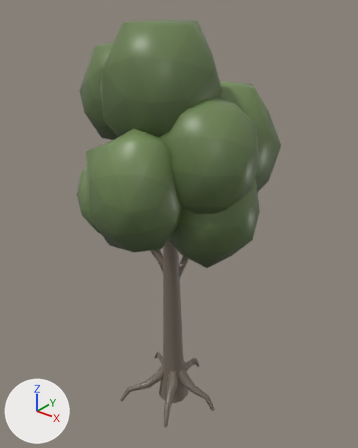
Renders of the glTF model assets/models/forest/decid_a.glb from each side of a commit.
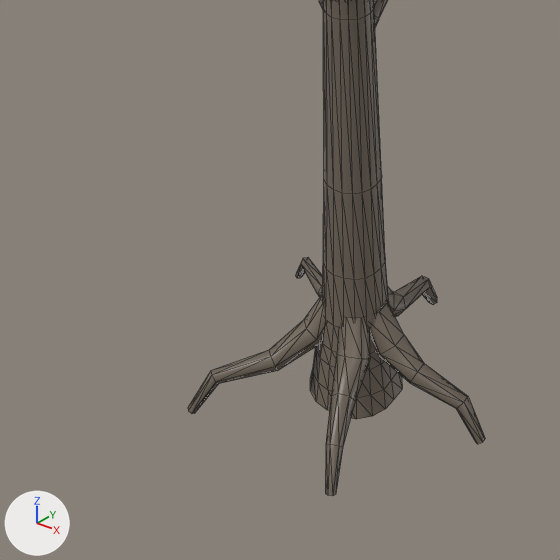
Each version appears first whole from a 50 mm camera at (5.63, -6.83, 8.3) aimed at (-0.13, 0.37, 3.83), and next in a close-up on the part from 17% to 67% of the width and 60% to 100% of the height. The axes (+X, +Y, +Z) are drawn at lower left. The lights are the same throughout. The last two pictures show the newer version. The close-ups show mesh edges as thin lines. Vertices at exactly the same position are counted once.

The first close-up shows 'decid_a'.
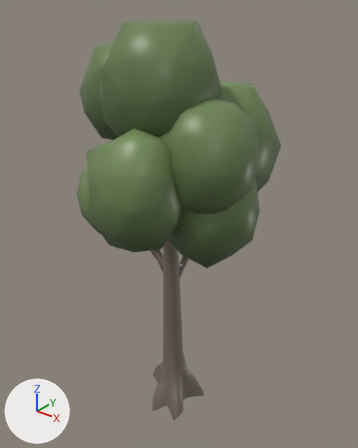
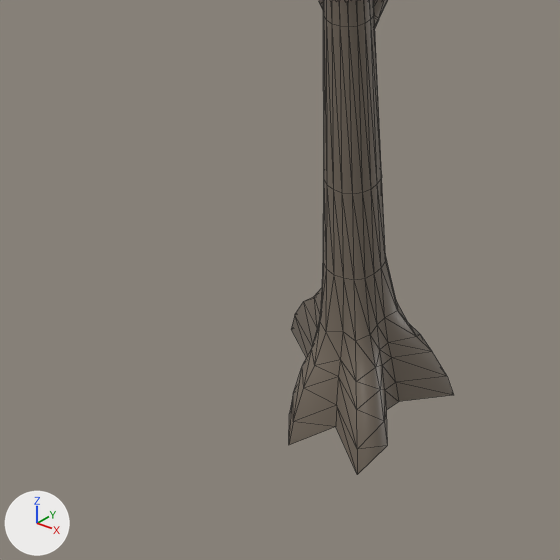
The change in detail:
me_decid_a is used by ob_decid_a; location (0.0, 0.0, 0.0).
me_decid_a had 872 vertices, 1556 faces and spanned x -2.62..1.94, y -2.05..2.26, z -0.4..7.77.
me_decid_a now has 759 vertices, 1404 faces and spans x -2.62..1.94, y -2.05..2.26, z -0.4..7.77.
me_decid_a part 1: the loose piece of 30 vertices spanning x -1.11..-0.05, y 0.02..0.61, z -0.36..0.46 is deleted.
me_decid_a part 2: the loose piece of 30 vertices spanning x -0.77..-0.02, y -1.01..-0.03, z -0.37..0.46 is deleted.
me_decid_a part 3: the loose piece of 30 vertices spanning x 0.0..0.56, y -0.95..-0.03, z -0.39..0.47 is deleted.
me_decid_a part 4: the loose piece of 30 vertices spanning x 0.07..1.09, y -0.11..0.16, z -0.4..0.47 is deleted.
me_decid_a part 5: the loose piece of 30 vertices spanning x -0.13..0.12, y 0.07..1.1, z -0.39..0.47 is deleted.
Part 6, on me_decid_a:
4 vertices in x 0.0..0.12, y 0.29..0.34, z -0.4..0.0 move by (0.0, 0.01, 0.0).
72 vertices move from x -0.35..0.33, y -0.33..0.32, z -0.4..0.36 to x -0.76..0.64, y -0.76..0.51, z -0.4..0.36.
Other edits to the shape of me_decid_a do not show in these pictures.

What differs and where, as boxes [x1, y1, x2, y2] in the close-ups (560 x 560 px; the box of a moved part takes in the faces that stretch with it):
'decid_a', reshaped
    before: [188, 0, 485, 496]
    after: [289, 0, 453, 475]
part 1 of me_decid_a, deleted
    before: [295, 257, 323, 297]
part 2 of me_decid_a, deleted
    before: [188, 295, 325, 414]
part 3 of me_decid_a, deleted
    before: [325, 317, 370, 496]
part 4 of me_decid_a, deleted
    before: [370, 302, 485, 444]
part 5 of me_decid_a, deleted
    before: [388, 276, 437, 317]
part 6 of me_decid_a, moved or reshaped
    before: [310, 259, 402, 419]
    after: [289, 254, 453, 475]
